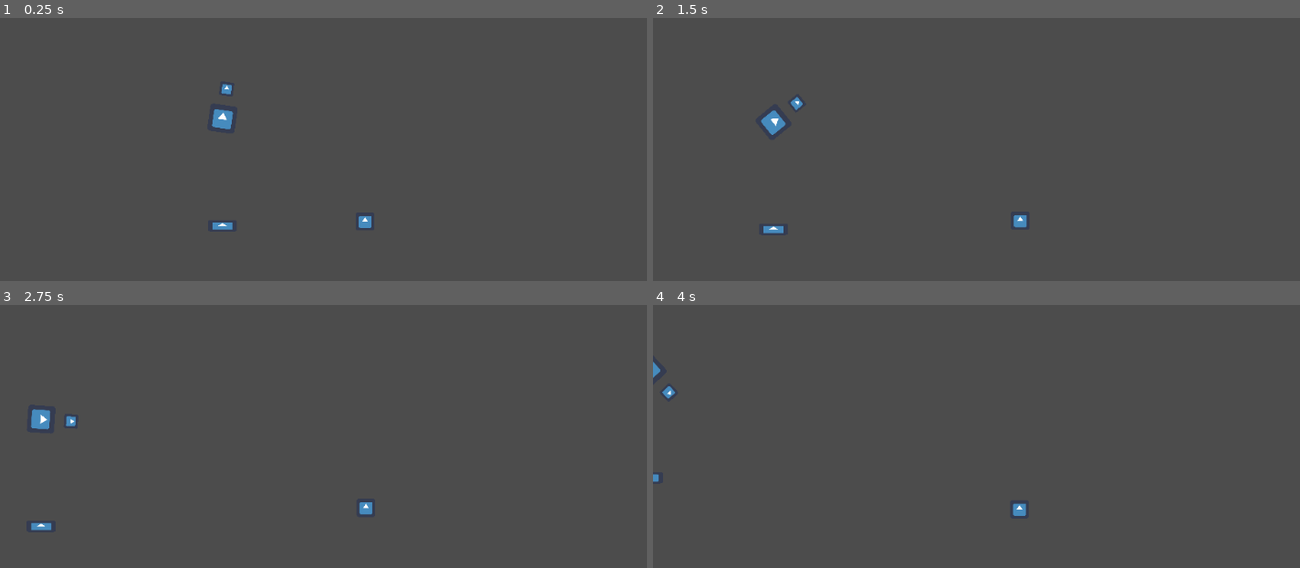
Above: before the commit, frames 1-4 (two rows, left to right).
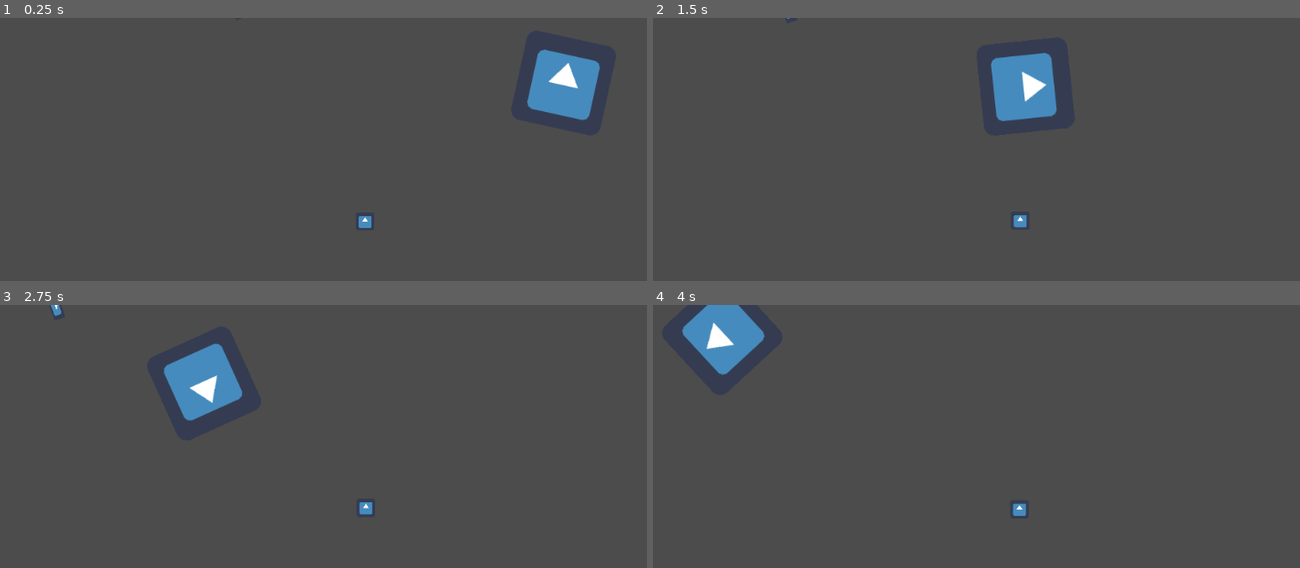
Above: after the commit, the same moments.

Repository: The-Churrosaur/godot-networking-test
Game: Godot game, scene res://Scenes/Main.tscn
Two runs of this game, one before a commit and one after it. Both use one fixed random seed, a clock stepped at 60 frames per second and the inputs below. The engine's default icon, where the game draws it, is replaced by a stand-in: a white triangle on a blue panel in a dark square.
Inputs (mouse positions are in pixels of both pictures, inside the frame that each line leads up to):
- Up to frame 1 (0.25 s): no input
- Up to frame 2 (1.5 s): tap Enter (ui_accept) at 0.5, 0.77 s; move the mouse to (1177, 209) at 0.52 s; hold Right (ui_right) 0.53-1.28 s; move the mouse to (872, 252) at 1.27 s; hold Left (ui_left) from 1.28 s (still down)
- Up to frame 3 (2.75 s): tap Enter (ui_accept) at 1.52 s; move the mouse to (439, 425) at 2.02 s; release Left (ui_left) at 2.03 s; hold Right (ui_right) from 2.03 s (still down)
- Up to frame 4 (4 s): move the mouse to (outside the picture) at 2.77 s; tap Enter (ui_accept) at 3.02, 3.77 s; move the mouse to (outside the picture) at 3.52 s; release Right (ui_right) at 3.53 s; hold Left (ui_left) from 3.53 s (still down)

The runs differ from the first frame. In frame 1, 2.6% of the frame differs, in the area x 32-93%, y 11-81%; in frame 2, 2.6%; in frame 3, 2.7%, in the area x 4-38%, y 0-86%; in frame 4, 2.3%.

Commit message:
added jankoplatforms, rotational compensation

Diff:
--- a/AsteroidVania/Scenes/TestPlayer.gd
+++ b/AsteroidVania/Scenes/TestPlayer.gd
@@ -2,11 +2,11 @@
 
 # movement params
 
-export var magwalk_velocity = 100
+export var magwalk_velocity = 10
 export var magwalk_acceleration = 10 # impulse/tick
 export var magwalk_deceleration = 10
 export var magwalk_rotation = 1 # rad/se
-export var magboot_suction = 10 # impulse/tick towards floor
+export var magboot_suction = 1 # impulse/tick towards floor
 
 # public control flags, write with character or ai controller
 
--- a/AsteroidVania/Scenes/TestScene.tscn
+++ b/AsteroidVania/Scenes/TestScene.tscn
@@ -5,6 +5,7 @@
 [ext_resource path="res://Scenes/TestScene.gd" type="Script" id=3]
 [ext_resource path="res://Scenes/gravity_area.gd" type="Script" id=4]
 [ext_resource path="res://Scenes/test_kinematic_planet.gd" type="Script" id=5]
+[ext_resource path="res://dummy_platform.tscn" type="PackedScene" id=6]
 
 [sub_resource type="RectangleShape2D" id=1]
 extents = Vector2( 212.791, 10 )
@@ -12,11 +13,8 @@
 [sub_resource type="CircleShape2D" id=2]
 radius = 200.0
 
-[sub_resource type="RectangleShape2D" id=3]
-extents = Vector2( 40, 20 )
-
-[sub_resource type="CircleShape2D" id=6]
-radius = 100.0
+[sub_resource type="CircleShape2D" id=4]
+radius = 125.0
 
 [sub_resource type="CircleShape2D" id=5]
 radius = 200.0
@@ -27,9 +25,9 @@
 [node name="Platform" type="StaticBody2D" parent="." groups=[
 "Platform",
 ]]
-position = Vector2( 0, 150 )
+position = Vector2( 0, 170 )
 scale = Vector2( 0.1, 1 )
-collision_layer = 3
+collision_layer = 7
 
 [node name="CollisionShape2D" type="CollisionShape2D" parent="Platform"]
 shape = SubResource( 1 )
@@ -39,12 +37,28 @@
 scale = Vector2( 3.17847, 0.124887 )
 texture = ExtResource( 1 )
 
+[node name="Platform3" type="StaticBody2D" parent="." groups=[
+"Platform",
+]]
+position = Vector2( 20, 190 )
+rotation = 1.22173
+scale = Vector2( 0.1, 1 )
+collision_layer = 7
+
+[node name="CollisionShape2D" type="CollisionShape2D" parent="Platform3"]
+shape = SubResource( 1 )
+
+[node name="Sprite" type="Sprite" parent="Platform3"]
+position = Vector2( -1.19164, 0.397217 )
+scale = Vector2( 3.17847, 0.124887 )
+texture = ExtResource( 1 )
+
 [node name="Platform2" type="StaticBody2D" parent="." groups=[
 "Platform",
 ]]
-position = Vector2( 200, 400 )
+position = Vector2( -200, 400 )
 rotation = 0.349066
-collision_layer = 3
+collision_layer = 7
 
 [node name="CollisionShape2D" type="CollisionShape2D" parent="Platform2"]
 shape = SubResource( 2 )
@@ -55,29 +69,15 @@
 scale = Vector2( 3.17847, 0.124887 )
 texture = ExtResource( 1 )
 
-[node name="RigidBody2D" type="RigidBody2D" parent="." groups=[
-"Platform",
-]]
-position = Vector2( 100, 120 )
-collision_layer = 3
-mass = 1000.0
-contacts_reported = 1
-linear_velocity = Vector2( 20, 0 )
-linear_damp = 0.0
-angular_velocity = 1.0
-
-[node name="CollisionShape2D" type="CollisionShape2D" parent="RigidBody2D"]
-shape = SubResource( 3 )
-
 [node name="KinematicBody2D" type="KinematicBody2D" parent="." groups=[
 "GravityPlatform",
 "Platform",
 ]]
-collision_layer = 3
+collision_layer = 7
 script = ExtResource( 5 )
 
 [node name="CollisionShape2D2" type="CollisionShape2D" parent="KinematicBody2D"]
-shape = SubResource( 6 )
+shape = SubResource( 4 )
 
 [node name="Area2D" type="Area2D" parent="KinematicBody2D" groups=[
 "GravityArea",
@@ -101,6 +101,10 @@
 
 [node name="Camera2D" type="Camera2D" parent="."]
 rotating = true
+current = true
 
 [node name="KinematicCharacter" parent="." instance=ExtResource( 2 )]
-position = Vector2( 200, 150 )
+position = Vector2( 200, 500 )
+
+[node name="DummyPlatform" parent="." instance=ExtResource( 6 )]
+position = Vector2( 500, 300 )
--- a/AsteroidVania/Scenes/kinematic_character.gd
+++ b/AsteroidVania/Scenes/kinematic_character.gd
@@ -70,7 +70,7 @@
 				rotation = lerp_angle(rotation, target.angle() - PI/2, gravity_ang_lerp)
 
 		# move
-		var collision =  move_and_collide(displacement * delta, false)
+		var collision =  move_and_collide(displacement * delta, false, false, false)
 
 		# on collide
 		if (collision != null):
@@ -88,7 +88,7 @@
 
 		# move
 		var snap_vector = platform_normal * -50
-		mns_displacement = move_and_slide_with_snap(displacement, snap_vector, platform_normal, false, 10, PI, false)
+		mns_displacement = move_and_slide_with_snap(displacement, snap_vector, platform_normal, false, 10, 4*PI, false)
 
 		# set flags and delta velocity for next move --
 
@@ -103,22 +103,12 @@
 
 		# add magwalk velocity tangent to normal
 		if should_magwalk_left:
-			displacement += -platform_normal.rotated(PI/2) * magwalk_velocity
+			displacement += platform_normal.tangent() * magwalk_velocity
 		if should_magwalk_right:
-			displacement += platform_normal.rotated(PI/2) * magwalk_velocity
-
-		# keep velocity relative to moving platform
-		# redundant to snap for non-rotating objects TODO
-		var floor_velocity = get_floor_velocity() * 1.1
-		if floor_velocity.length_squared() < 10000:
-			displacement += floor_velocity
-		else:
-			print(floor_velocity)
-
-
-
-		# update last position
-		last_position = position
+			displacement += -platform_normal.tangent() * magwalk_velocity
+
+		# for rotating platforms, calculates surface velocity and matches --
+		var rotating_surface = match_surface_velocity()
 
 		# update normal --
 
@@ -136,17 +126,53 @@
 
 	# jump - leaves platform and punts the dummy
 	if (should_jump):
-		should_jump = false # reset flag
-		print("jumping")
-		leave_platform()
-
-		# punt dummy
-		var impulse = (jump_towards - position).normalized() * jump_velocity
-		if physics_dummy_spawned:
-			physics_dummy_instance.apply_central_impulse(impulse)
-		else:
-			print("the physics dummy is missing")
-
+		jump()
+
+
+# PHYSICS_UPDATE HELPER METHODS --
+
+
+
+# for rotating platforms, calculates surface velocity and matches
+func match_surface_velocity() -> bool:
+
+	var radius = position - platform.position
+	var angular_velocity
+
+	if platform is RigidBody2D:
+		angular_velocity = platform.angular_velocity
+	if platform.is_in_group("DummyPlatform"):
+		angular_velocity = platform.physics_dummy_instance.angular_velocity
+	else:
+		return false
+
+	var tangent_normal = radius.tangent().normalized()
+	var surface_vel = - radius.length() * angular_velocity * tangent_normal
+	displacement += surface_vel
+
+	return true
+
+	# old implementation - here to reduce clutter
+# 	keep velocity relative to moving platform
+# 	redundant to snap for non-rotating objects TODO
+#		var floor_velocity = get_floor_velocity()
+#		if floor_velocity.length_squared() < 0:
+#			displacement += floor_velocity
+#		else:
+#			print(floor_velocity)
+
+# jump - leaves platform and punts the dummy
+func jump():
+	should_jump = false # reset flag
+	print("jumping")
+	leave_platform()
+
+	# punt dummy
+	var impulse = (jump_towards - position).normalized() * jump_velocity
+	if physics_dummy_spawned:
+		physics_dummy_instance.apply_central_impulse(impulse)
+	else:
+		print("the physics dummy is missing")
 
 func enter_platform(collision : KinematicCollision2D):
 	print("entering platform: ", collision.normal)
@@ -166,6 +192,8 @@
 
 	spawn_physics_dummy()
 
+# PHYSICS DUMMY METHODS --
+
 func spawn_physics_dummy():
 
 	if physics_dummy_instance != null:
--- /dev/null
+++ b/AsteroidVania/dummy_platform.gd
@@ -0,0 +1,37 @@
+class_name DummyPlatform
+extends KinematicBody2D
+
+onready var collider = $CollisionShape2D
+onready var phyics_dummy_preload = preload("res://platform_physics_dummy.tscn")
+
+var physics_dummy_instance : RigidBody2D = null
+var first_tick = true
+
+func _physics_process(delta):
+
+	# if first tick, spawn physics dummy
+	# it has to be this way for some reason TODO
+
+	if first_tick:
+		setup_dummy()
+		first_tick = false
+
+	# parrot physics dummy --
+
+	if physics_dummy_instance == null:
+		print("dummy is null!")
+		return
+
+	rotation = physics_dummy_instance.rotation
+	position = lerp(position, physics_dummy_instance.position, 0.9)
+	# not moveandcollide so it doesn't interact with player
+
+func setup_dummy():
+
+	physics_dummy_instance = phyics_dummy_preload.instance()
+	physics_dummy_instance.position = position
+	get_parent().add_child(physics_dummy_instance)
+
+	var instance_collider = CollisionShape2D.new()
+	instance_collider.shape = collider.shape
+	physics_dummy_instance.add_child(instance_collider)
--- /dev/null
+++ b/AsteroidVania/dummy_platform.tscn
@@ -0,0 +1,20 @@
+[gd_scene load_steps=4 format=2]
+
+[ext_resource path="res://icon.png" type="Texture" id=1]
+[ext_resource path="res://dummy_platform.gd" type="Script" id=2]
+
+[sub_resource type="CircleShape2D" id=1]
+radius = 100.0
+
+[node name="DummyPlatform" type="KinematicBody2D" groups=[
+"DummyPlatform",
+"Platform",
+]]
+collision_layer = 3
+script = ExtResource( 2 )
+
+[node name="CollisionShape2D" type="CollisionShape2D" parent="."]
+shape = SubResource( 1 )
+
+[node name="Sprite" type="Sprite" parent="."]
+texture = ExtResource( 1 )
--- /dev/null
+++ b/AsteroidVania/platform_physics_dummy.gd
@@ -0,0 +1,4 @@
+extends RigidBody2D
+
+func _ready():
+	linear_velocity = Vector2(100,0)
--- /dev/null
+++ b/AsteroidVania/platform_physics_dummy.tscn
@@ -0,0 +1,9 @@
+[gd_scene format=2]
+
+[node name="PlatformPhysicsDummy" type="RigidBody2D"]
+collision_layer = 4
+collision_mask = 4
+linear_velocity = Vector2( -100, 0 )
+linear_damp = 0.0
+angular_velocity = 1.0
+angular_damp = 0.0
--- a/AsteroidVania/project.godot
+++ b/AsteroidVania/project.godot
@@ -9,6 +9,11 @@
 config_version=4
 
 _global_script_classes=[ {
+"base": "KinematicBody2D",
+"class": "DummyPlatform",
+"language": "GDScript",
+"path": "res://dummy_platform.gd"
+}, {
 "base": "Area2D",
 "class": "GravityArea",
 "language": "GDScript",
@@ -25,6 +30,7 @@
 "path": "res://player_controller.gd"
 } ]
 _global_script_class_icons={
+"DummyPlatform": "",
 "GravityArea": "",
 "KinematicCharacter": "",
 "PlayerController": ""
